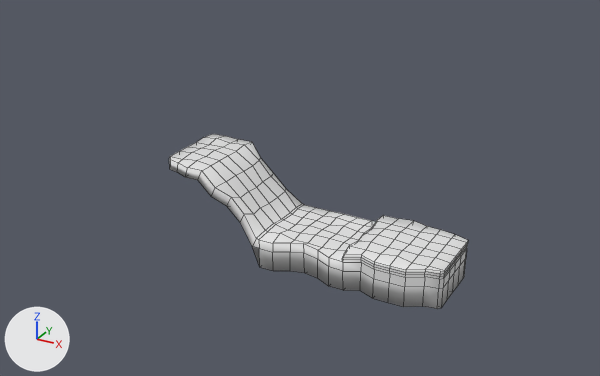
Two versions of the FBX model Assets/Models/Platforms/1HillUpDownPlatform/UpDownHillPlatform.fbx, one commit apart.
One viewpoint serves both versions: a 50 mm camera at (221.0, -427.0, 243.0) aimed at (-18.0, 7.0, 26.0). Lighting does not change. The marker at lower left points along +X, +Y and +Z. Mesh edges are drawn as thin lines. Vertices at the same position are counted once.

The scene before the commit, as lines of its bpy script (objects in view):
```python
me_cube = bpy.data.meshes.new('Cube')
me_cube.from_pydata(...)  # 397 vertices, 394 faces; spans x -349.0..300.0, y -100.0..515.0, z -104.0..105.0
me_cube.materials.append(mat_procedural_snow)  # white #e7e7e7
ob_cube = bpy.data.objects.new('Cube', me_cube)
ob_cube.location = (0.0, 5.4, -10.0)
ob_cube.rotation_euler = (1.571, 0.0, 0.0)  # degrees (90, 0, 0)
ob_cube.scale = (0.3, 0.1, 0.3)
```
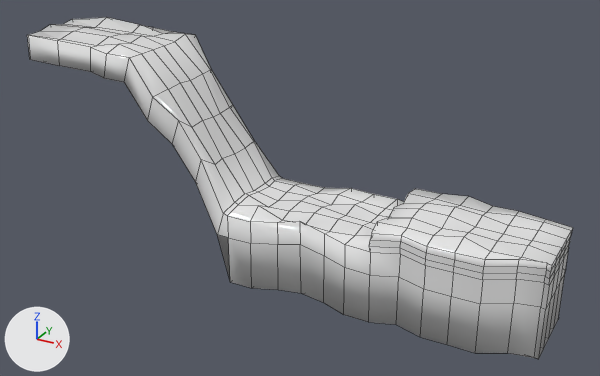
Commit message: meshes added to platforms

Location of each change, (x1, y1, x2, y2) in pixels of the pictures (600 x 376 px):
'Cube', reshaped, rescaled (82% wider, 95% taller)
    before: (169, 134, 468, 309)
    after: (27, 17, 573, 359)
part 1 of me_cube, built on
    before: (169, 134, 229, 172)
    after: (27, 17, 162, 72)

What changed in the scene script:
```text
Change me_cube:
    used by ob_cube; location = (0.0, 5.4, -10.0); rotation_euler = (1.571, 0.0, 0.0), in degrees (90, 0, 0); scale = (0.3, 0.1, 0.3)
    remove me_cube.from_pydata(...)  # 397 vertices, 394 faces; spans x -349.0..300.0, y -100.0..515.0, z -104.0..105.0
    add me_cube.from_pydata(...)  # 411 vertices, 408 faces; spans x -440.0..300.0, y -100.0..524.0, z -104.0..105.0
    me_cube part 1
    15 faces are deleted
    4 vertices in x -348.0, y 427.0, z -30.0..70.0 move by (-27.0, 0.0, 0.0)
    3 vertices in x -348.0..-335.0, y 427.0..505.0, z -96.0..89.0 move by (-88.0, 0.0, 0.0)
    9 vertices move from x -349.0..-312.0, y 430.0..506.0, z -98.0..69.0 to x -440.0..-311.0, y 429.0..524.0, z -99.0..70.0
    14 vertices are added at x -440.0..-365.0, y 427.0..513.0, z -99.0..92.0
    29 new faces join them
Change ob_cube:
    ob_cube.scale: (0.3, 0.1, 0.3) -> (0.5, 0.24, 0.35)
```
